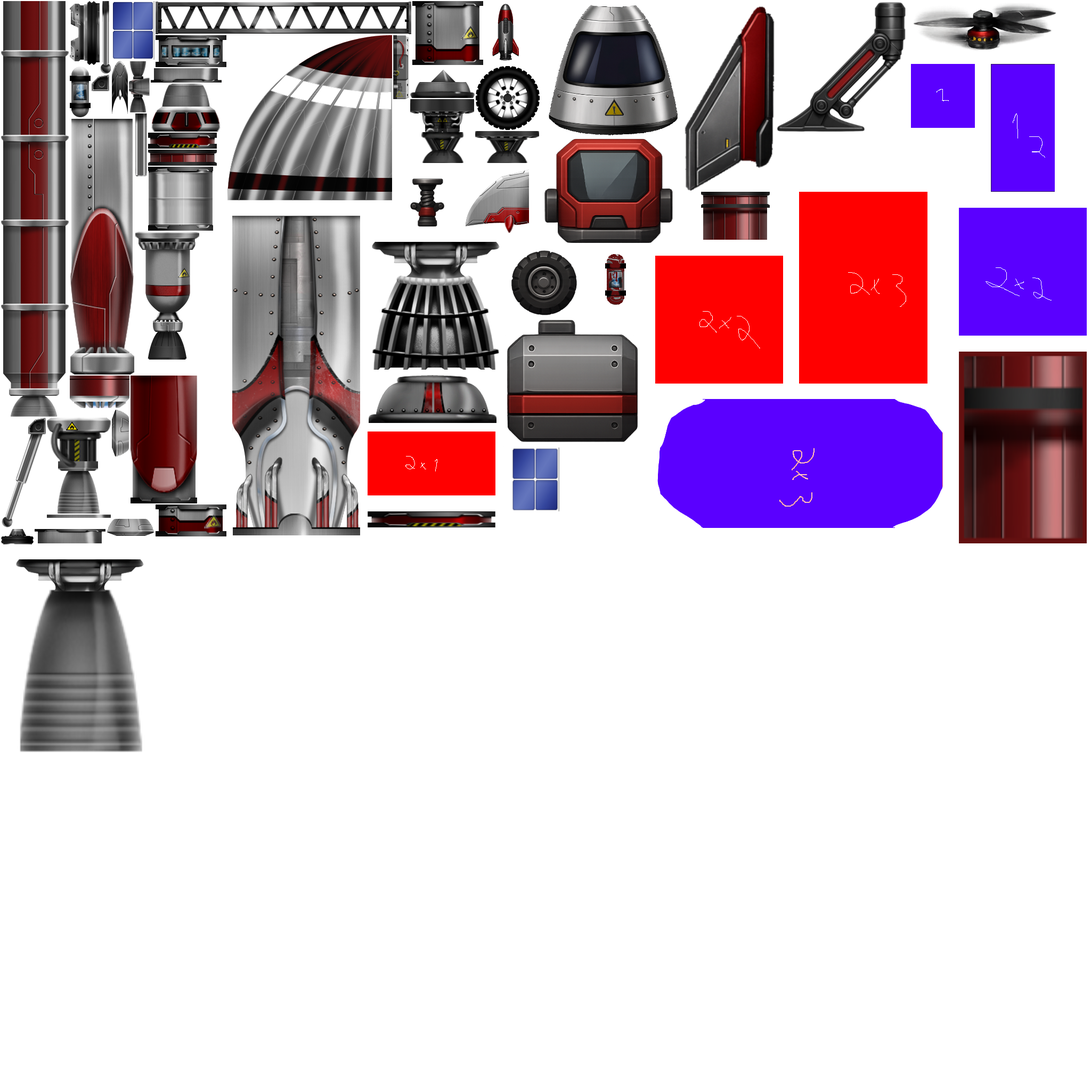
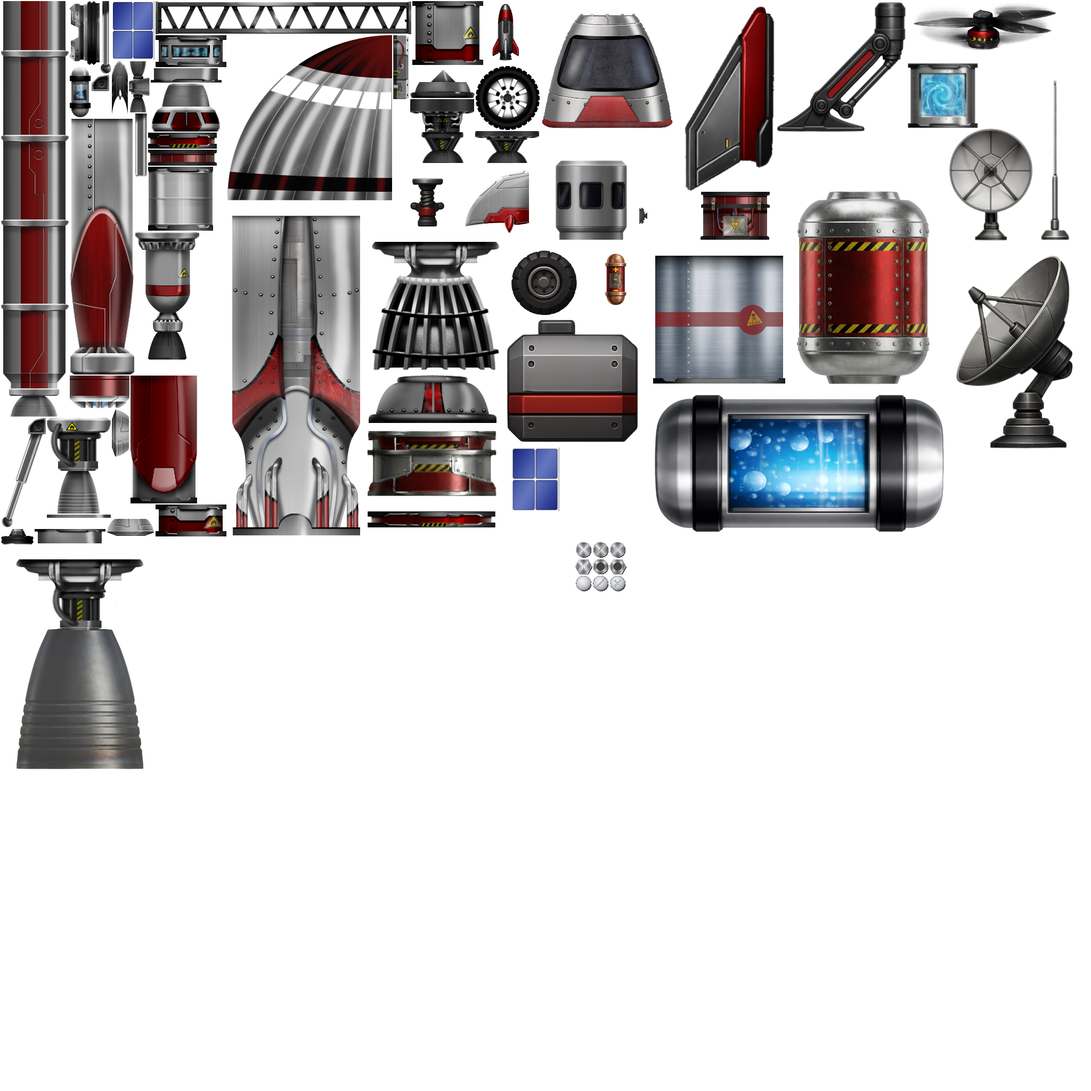
Layers edited between the first and the second 1091×1091 image:
renamed "Layer" to "Gemini_Generated_Image_b4w3afb4w3afb4w3 (1).png", painted on it over [15, 4, 1088, 770]
removed layer "ShipSprites.png" over [367, 4, 1058, 545]
